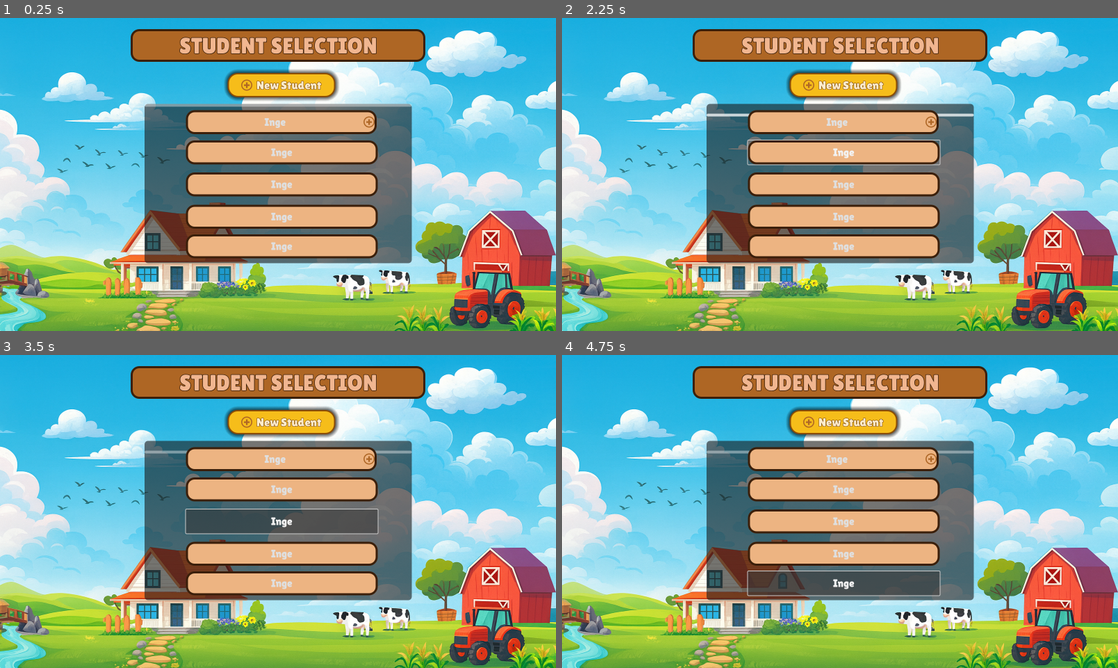
Above: before the commit, frames 1-4 (two rows, left to right).
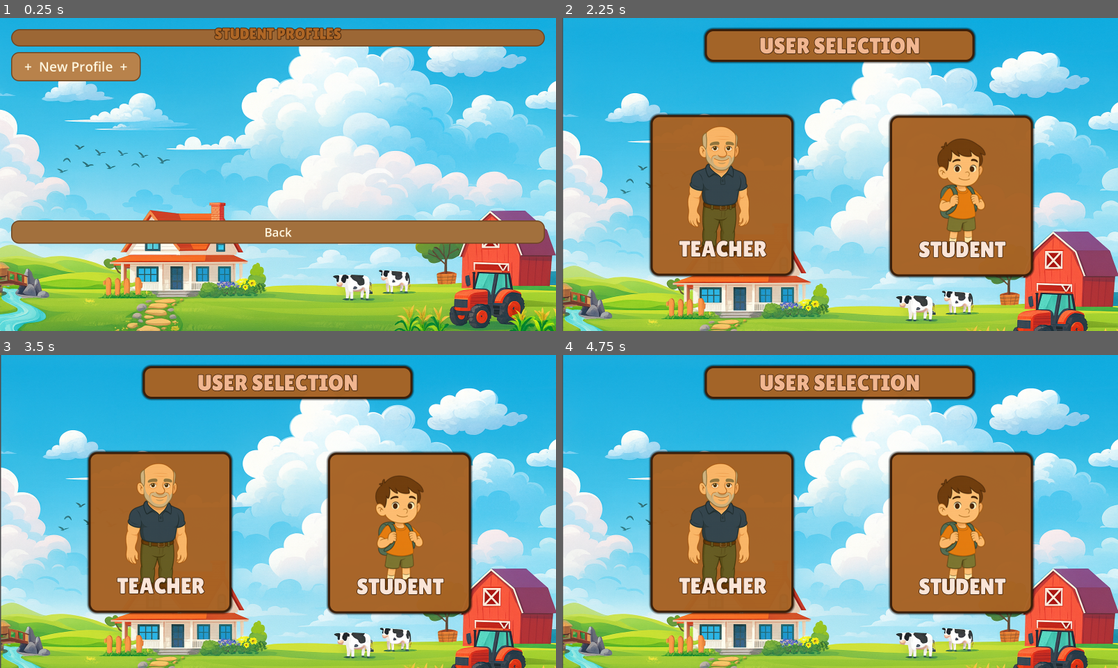
Above: after the commit, the same moments.

Repository: HumaidEbrahim/Arcademia
Game: Godot game, scene res://ui/menu/Selection/student_selection.tscn
The game is run twice, just before and just after one commit, with the same random seed, the same clock (stepped at 60 frames per second) and the same inputs. This scene is started directly instead of the project's main scene.
Inputs (mouse positions are in pixels of both pictures, inside the frame that each line leads up to):
- Up to frame 1 (0.25 s): no input
- Up to frame 2 (2.25 s): click (845, 121) at 0.5 s, where only the run before the commit has a clickable "Inge"; click (845, 152) at 1.25 s, where only the run before the commit has a clickable "Inge"; click (840, 230) at 2 s, where only the run after the commit has a clickable "Back"
- Up to frame 3 (3.5 s): click (283, 520) at 2.75 s, where only the run before the commit has a clickable "Inge"
- Up to frame 4 (4.75 s): click (845, 555) at 3.5 s, where only the run before the commit has a clickable "Inge"; click (845, 583) at 4.25 s, where only the run before the commit has a clickable "Inge"

The runs differ from the first frame. In frame 1, 39% of the frame differs, in the area x 2-98%, y 2-79%; in frame 2, 74%, in the area x 0-100%, y 0-100%; in frame 3, 74%; in frame 4, 74%.

Commit message:
Profile Management Screen Start

Diff:
--- a/project.godot
+++ b/project.godot
@@ -14,6 +14,10 @@
 run/main_scene="uid://v8jrmklnvuvr"
 config/features=PackedStringArray("4.4", "GL Compatibility")
 config/icon="res://icon.svg"
+
+[autoload]
+
+ProfileDB="*res://ui/menu/UIScripts/ProfileDB.gd"
 
 [display]
 
--- /dev/null
+++ b/ui/menu/Selection/student_selection.gd
@@ -0,0 +1,152 @@
+# res://ui/menu/UIScripts/StudentSelection.gd
+extends Control
+
+# ---- Scene change paths ----
+const PATH_BACK: String          = "res://ui/menu/Selection/user_selection.tscn"
+const PATH_NEW_STUDENT: String   = "res://ui/menu/Login/new_student.tscn"
+const PATH_AFTER_SELECT: String  = "res://ui/menu/MainMenu/main_menu.tscn"
+
+# ---- Node refs (match your scene tree) ----
+@onready var title_panel: Panel      = $MarginContainer/VBoxContainer/TitlePanel
+@onready var title_label: Label      = $MarginContainer/VBoxContainer/TitlePanel/TitleLabel
+@onready var scroll: ScrollContainer = $MarginContainer/VBoxContainer/Scroll
+@onready var list:   VBoxContainer   = $MarginContainer/VBoxContainer/Scroll/List
+@onready var back:   Button          = $MarginContainer/VBoxContainer/Back
+
+# ---- Layout constants ----
+const ROW_HEIGHT := 84
+const MAX_ROWS   := 5
+
+func _ready() -> void:
+	_style_title_chip()
+	_style_back_plank()
+	_refresh_list()
+	resized.connect(_fit_scroll_height)   # Control's resize signal in Godot 4
+	_fit_scroll_height()
+
+# =======================
+#   STYLES / HELPERS
+# =======================
+
+func _apply_border_all(sb: StyleBoxFlat, w: int) -> void:
+	for s in [SIDE_LEFT, SIDE_TOP, SIDE_RIGHT, SIDE_BOTTOM]:
+		sb.set_border_width(s, w)
+
+func _apply_corner_radius_all(sb: StyleBoxFlat, r: int) -> void:
+	sb.corner_radius_top_left = r
+	sb.corner_radius_top_right = r
+	sb.corner_radius_bottom_left = r
+	sb.corner_radius_bottom_right = r
+
+func _style_title_chip() -> void:
+	var sb := StyleBoxFlat.new()
+	sb.bg_color = Color("#9C6735")
+	sb.border_color = Color("#6E4623")
+	_apply_border_all(sb, 3)
+	_apply_corner_radius_all(sb, 24)
+	sb.content_margin_left = 24
+	sb.content_margin_right = 24
+	sb.content_margin_top = 14
+	sb.content_margin_bottom = 14
+	title_panel.add_theme_stylebox_override("panel", sb)
+
+	title_label.text = "STUDENT PROFILES"
+	title_label.horizontal_alignment = HORIZONTAL_ALIGNMENT_CENTER
+	title_label.add_theme_color_override("font_color", Color("#AE6625"))
+	title_label.add_theme_font_size_override("font_size", 44)
+
+func _style_back_plank() -> void:
+	var base := StyleBoxFlat.new()
+	base.bg_color = Color("#A2703D")
+	base.border_color = Color("#6E4623")
+	_apply_border_all(base, 3)
+	_apply_corner_radius_all(base, 22)
+	base.content_margin_left = 18
+	base.content_margin_right = 18
+	base.content_margin_top = 10
+	base.content_margin_bottom = 10
+
+	var hov := base.duplicate()
+	hov.bg_color = Color("#B8824B")
+
+	var prs := base.duplicate()
+	prs.bg_color = Color("#7D5530")
+
+	back.add_theme_stylebox_override("normal", base)
+	back.add_theme_stylebox_override("hover",  hov)
+	back.add_theme_stylebox_override("pressed", prs)
+	back.add_theme_color_override("font_color", Color("#FFF6DF"))
+	back.add_theme_font_size_override("font_size", 34)
+	back.focus_mode = Control.FOCUS_ALL
+	back.pressed.connect(func(): get_tree().change_scene_to_file(PATH_BACK))
+
+# =======================
+#   LAYOUT / SCROLL
+# =======================
+
+func _fit_scroll_height() -> void:
+	# Show exactly 5 rows; overflow scrolls
+	var sep := 12
+	if list != null:
+		sep = list.get_theme_constant("separation")
+	scroll.custom_minimum_size.y = (ROW_HEIGHT * MAX_ROWS) + (sep * (MAX_ROWS - 1))
+
+# =======================
+#   POPULATE LIST
+# =======================
+
+func _refresh_list() -> void:
+	for c in list.get_children():
+		c.queue_free()
+
+	# Top: New Profile (accent)
+	var new_btn := _make_plank_button("  +  New Profile  +  ", true)
+	new_btn.pressed.connect(func():
+		get_tree().change_scene_to_file(PATH_NEW_STUDENT))
+	list.add_child(new_btn)
+
+	# Existing students (alphabetical) -> Main Menu
+	for s in ProfileDB.sorted_students():
+		var name: String = String(s.get("name", ""))
+		var btn := _make_plank_button(name, false)
+		btn.pressed.connect(func():
+			ProfileDB.set_active(name)
+			get_tree().change_scene_to_file(PATH_AFTER_SELECT))
+		list.add_child(btn)
+
+	await get_tree().process_frame
+	_fit_scroll_height()
+
+# =======================
+#   BUTTON FACTORY
+# =======================
+
+func _make_plank_button(text: String, accent: bool = false) -> Button:
+	var b := Button.new()
+	b.text = text
+	b.focus_mode = Control.FOCUS_ALL
+	b.custom_minimum_size.y = ROW_HEIGHT
+
+	var base := StyleBoxFlat.new()
+	base.bg_color = Color("#B8824B") if accent else Color("#A2703D")
+	base.border_color = Color("#6E4623")
+	_apply_border_all(base, 3)
+	_apply_corner_radius_all(base, 22)
+	base.content_margin_left = 18
+	base.content_margin_right = 18
+	base.content_margin_top = 10
+	base.content_margin_bottom = 10
+
+	var hov := base.duplicate()
+	hov.bg_color = Color("#C89156") if accent else Color("#B8824B")
+
+	var prs := base.duplicate()
+	prs.bg_color = Color("#98693C") if accent else Color("#7D5530")
+
+	b.add_theme_stylebox_override("normal", base)
+	b.add_theme_stylebox_override("hover",  hov)
+	b.add_theme_stylebox_override("pressed", prs)
+	b.add_theme_color_override("font_color", Color("#FFF6DF"))
+	b.add_theme_font_size_override("font_size", 38)
+
+	return b
--- a/ui/menu/Selection/student_selection.tscn
+++ b/ui/menu/Selection/student_selection.tscn
@@ -1,8 +1,8 @@
-[gd_scene load_steps=9 format=3 uid="uid://dsee3tfu1u7jp"]
+[gd_scene load_steps=5 format=3 uid="uid://dsee3tfu1u7jp"]
 
 [ext_resource type="Texture2D" uid="uid://ut3abc034wuw" path="res://assets/IngeUI/Background2.0.png" id="1_8y8sx"]
+[ext_resource type="Script" uid="uid://blwktn8xg5iqt" path="res://ui/menu/Selection/student_selection.gd" id="1_bemkr"]
 [ext_resource type="FontFile" uid="uid://dxnpu45uo35il" path="res://assets/IngeUI/LilitaOne-Regular.ttf" id="2_bemkr"]
-[ext_resource type="Texture2D" uid="uid://dj3t25ocvh5wx" path="res://assets/IngeUI/plus-5-32.png" id="3_wi6hs"]
 
 [sub_resource type="StyleBoxFlat" id="StyleBoxFlat_areec"]
 bg_color = Color(0.68096, 0.398922, 0.143259, 1)
@@ -15,69 +15,10 @@
 corner_radius_top_right = 24
 corner_radius_bottom_right = 24
 corner_radius_bottom_left = 24
-
-[sub_resource type="StyleBoxFlat" id="StyleBoxFlat_nrpqg"]
-bg_color = Color(0.929713, 0.707809, 0.510867, 1)
-border_width_left = 6
-border_width_top = 6
-border_width_right = 6
-border_width_bottom = 6
-border_color = Color(0.231373, 0.121569, 0.0392157, 1)
-corner_radius_top_left = 24
-corner_radius_top_right = 24
-corner_radius_bottom_right = 24
-corner_radius_bottom_left = 24
-
-[sub_resource type="StyleBoxFlat" id="StyleBoxFlat_vgcr0"]
-bg_color = Color(0.898649, 0.577291, 0.14695, 1)
-border_width_left = 4
-border_width_top = 4
-border_width_right = 4
-border_width_bottom = 4
-border_color = Color(0.545098, 0.301961, 0.0235294, 1)
-corner_radius_top_left = 28
-corner_radius_top_right = 28
-corner_radius_bottom_right = 28
-corner_radius_bottom_left = 28
-expand_margin_left = 35.0
-expand_margin_top = 5.0
-expand_margin_right = 5.0
-expand_margin_bottom = 5.0
-shadow_size = 3
-
-[sub_resource type="StyleBoxFlat" id="StyleBoxFlat_hf1ca"]
-bg_color = Color(0.852567, 0.5145, 0.0546667, 1)
-border_width_left = 4
-border_width_top = 4
-border_width_right = 4
-border_width_bottom = 4
-border_color = Color(0.545098, 0.301961, 0.0235294, 1)
-corner_radius_top_left = 28
-corner_radius_top_right = 28
-corner_radius_bottom_right = 28
-corner_radius_bottom_left = 28
-expand_margin_left = 35.0
-expand_margin_top = 5.0
-expand_margin_right = 5.0
-expand_margin_bottom = 5.0
-
-[sub_resource type="StyleBoxFlat" id="StyleBoxFlat_fstx7"]
-bg_color = Color(0.964706, 0.741176, 0.101961, 1)
-border_width_left = 4
-border_width_top = 4
-border_width_right = 4
-border_width_bottom = 4
-border_color = Color(0.545098, 0.301961, 0.0235294, 1)
-corner_radius_top_left = 28
-corner_radius_top_right = 28
-corner_radius_bottom_right = 28
-corner_radius_bottom_left = 29
-expand_margin_left = 35.0
-expand_margin_top = 5.0
-expand_margin_right = 5.0
-expand_margin_bottom = 5.0
-shadow_size = 12
-shadow_offset = Vector2(0.6, 0)
+expand_margin_left = 3.0
+expand_margin_top = 3.0
+expand_margin_right = 3.0
+expand_margin_bottom = 3.0
 
 [node name="StudentSelection" type="Control"]
 layout_mode = 3
@@ -86,33 +27,40 @@
 anchor_bottom = 1.0
 grow_horizontal = 2
 grow_vertical = 2
+script = ExtResource("1_bemkr")
 
 [node name="Background" type="TextureRect" parent="."]
 layout_mode = 1
 anchors_preset = 15
 anchor_right = 1.0
 anchor_bottom = 1.0
-offset_top = -62.0
-offset_bottom = 62.0
 grow_horizontal = 2
 grow_vertical = 2
 texture = ExtResource("1_8y8sx")
 
-[node name="HeaderPanel" type="Panel" parent="."]
+[node name="MarginContainer" type="MarginContainer" parent="."]
+layout_mode = 1
+anchors_preset = 15
+anchor_right = 1.0
+anchor_bottom = 1.0
+grow_horizontal = 2
+grow_vertical = 2
+theme_override_constants/margin_left = 32
+theme_override_constants/margin_top = 32
+theme_override_constants/margin_right = 32
+theme_override_constants/margin_bottom = 32
+
+[node name="VBoxContainer" type="VBoxContainer" parent="MarginContainer"]
+layout_mode = 2
+theme_override_constants/separation = 16
+
+[node name="TitlePanel" type="Panel" parent="MarginContainer/VBoxContainer"]
 custom_minimum_size = Vector2(50, 50)
-layout_mode = 1
-anchors_preset = 5
-anchor_left = 0.5
-anchor_right = 0.5
-offset_left = -424.0
-offset_top = 32.0
-offset_right = 424.0
-offset_bottom = 126.0
-grow_horizontal = 2
+layout_mode = 2
 size_flags_vertical = 0
 theme_override_styles/panel = SubResource("StyleBoxFlat_areec")
 
-[node name="Label" type="Label" parent="HeaderPanel"]
+[node name="TitleLabel" type="Label" parent="MarginContainer/VBoxContainer/TitlePanel"]
 layout_mode = 1
 anchors_preset = 8
 anchor_left = 0.5
@@ -133,121 +81,14 @@
 theme_override_font_sizes/font_size = 64
 text = "STUDENT SELECTION"
 
-[node name="VScrollBar" type="VScrollBar" parent="."]
-layout_mode = 1
-anchors_preset = 8
-anchor_left = 0.5
-anchor_top = 0.5
-anchor_right = 0.5
-anchor_bottom = 0.5
-offset_left = -384.5
-offset_top = -203.0
-offset_right = 384.5
-offset_bottom = 255.0
-grow_horizontal = 2
-grow_vertical = 2
+[node name="Scroll" type="ScrollContainer" parent="MarginContainer/VBoxContainer"]
+layout_mode = 2
+horizontal_scroll_mode = 0
 
-[node name="StudentOne" type="Button" parent="VScrollBar"]
-layout_mode = 1
-anchors_preset = 5
-anchor_left = 0.5
-anchor_right = 0.5
-offset_left = -265.5
-offset_top = 18.0
-offset_right = 283.5
-offset_bottom = 87.0
-grow_horizontal = 2
-theme_override_fonts/font = ExtResource("2_bemkr")
-theme_override_font_sizes/font_size = 31
-theme_override_styles/normal = SubResource("StyleBoxFlat_nrpqg")
-text = "Inge"
-icon = ExtResource("3_wi6hs")
-icon_alignment = 2
+[node name="List" type="VBoxContainer" parent="MarginContainer/VBoxContainer/Scroll"]
+layout_mode = 2
+theme_override_constants/separation = 12
 
-[node name="StudentOne2" type="Button" parent="VScrollBar"]
-layout_mode = 1
-anchors_preset = 5
-anchor_left = 0.5
-anchor_right = 0.5
-offset_left = -266.0
-offset_top = 105.0
-offset_right = 286.0
-offset_bottom = 174.0
-grow_horizontal = 2
-theme_override_fonts/font = ExtResource("2_bemkr")
-theme_override_font_sizes/font_size = 31
-theme_override_styles/normal = SubResource("StyleBoxFlat_nrpqg")
-text = "Inge"
-
-[node name="StudentOne3" type="Button" parent="VScrollBar"]
-layout_mode = 1
-anchors_preset = 5
-anchor_left = 0.5
-anchor_right = 0.5
-offset_left = -266.0
-offset_top = 197.0
-offset_right = 286.0
-offset_bottom = 266.0
-grow_horizontal = 2
-theme_override_fonts/font = ExtResource("2_bemkr")
-theme_override_font_sizes/font_size = 31
-theme_override_styles/normal = SubResource("StyleBoxFlat_nrpqg")
-text = "Inge"
-
-[node name="StudentOne4" type="Button" parent="VScrollBar"]
-layout_mode = 1
-anchors_preset = 5
-anchor_left = 0.5
-anchor_right = 0.5
-offset_left = -266.0
-offset_top = 290.0
-offset_right = 286.0
-offset_bottom = 359.0
-grow_horizontal = 2
-theme_override_fonts/font = ExtResource("2_bemkr")
-theme_override_font_sizes/font_size = 31
-theme_override_styles/normal = SubResource("StyleBoxFlat_nrpqg")
-text = "Inge"
-
-[node name="StudentOne5" type="Button" parent="VScrollBar"]
-layout_mode = 1
-anchors_preset = 5
-anchor_left = 0.5
-anchor_right = 0.5
-offset_left = -266.0
-offset_top = 375.0
-offset_right = 286.0
-offset_bottom = 444.0
-grow_horizontal = 2
-theme_override_fonts/font = ExtResource("2_bemkr")
-theme_override_font_sizes/font_size = 31
-theme_override_styles/normal = SubResource("StyleBoxFlat_nrpqg")
-text = "Inge"
-
-[node name="BtnNewStudent" type="Button" parent="."]
-custom_minimum_size = Vector2(0, 60)
-layout_mode = 1
-anchors_preset = 8
-anchor_left = 0.5
-anchor_top = 0.5
-anchor_right = 0.5
-anchor_bottom = 0.5
-offset_left = -110.0
-offset_top = -287.0
-offset_right = 160.0
-offset_bottom = -227.0
-grow_horizontal = 2
-grow_vertical = 2
-theme_override_colors/font_outline_color = Color(0.415686, 0.211765, 0.0313726, 1)
-theme_override_colors/font_color = Color(1, 0.92549, 0.796078, 1)
-theme_override_constants/outline_size = 4
-theme_override_constants/h_separation = 12
-theme_override_fonts/font = ExtResource("2_bemkr")
-theme_override_font_sizes/font_size = 34
-theme_override_styles/focus = SubResource("StyleBoxFlat_vgcr0")
-theme_override_styles/hover = SubResource("StyleBoxFlat_vgcr0")
-theme_override_styles/pressed = SubResource("StyleBoxFlat_hf1ca")
-theme_override_styles/normal = SubResource("StyleBoxFlat_fstx7")
-text = "New Student"
-icon = ExtResource("3_wi6hs")
-alignment = 0
+[node name="Back" type="Button" parent="MarginContainer/VBoxContainer"]
+layout_mode = 2
+text = "Back"
--- a/ui/menu/UIScripts/ProfileDB.gd
+++ b/ui/menu/UIScripts/ProfileDB.gd
@@ -1,4 +1,4 @@
-# res://scripts/ProfileDB.gd
+# res://ui/menu/UIScripts/ProfileDB.gd
 extends Node
 
 const PATH := "user://students.json"
Not shown, added: ui/menu/Selection/student_selection.gd.uid
